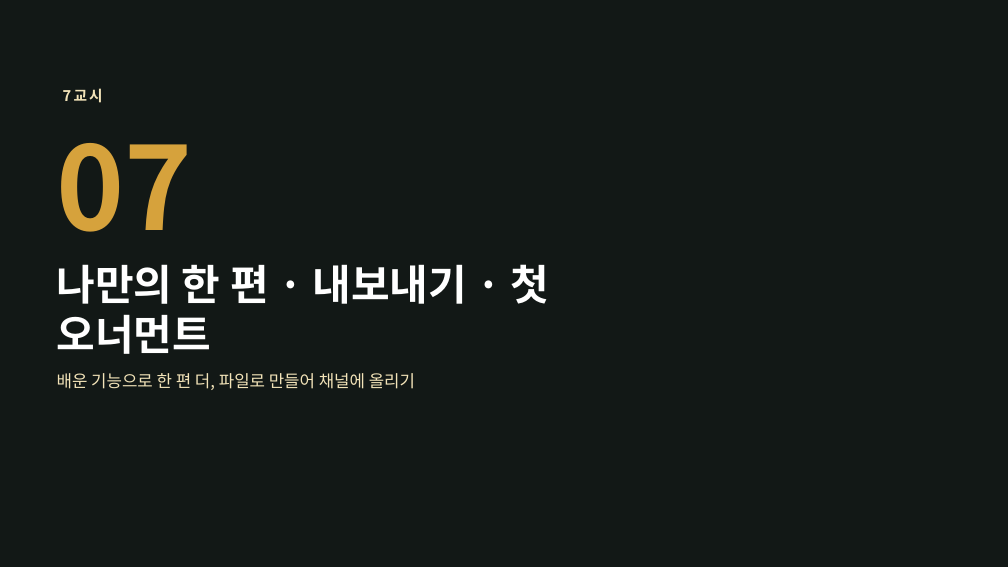
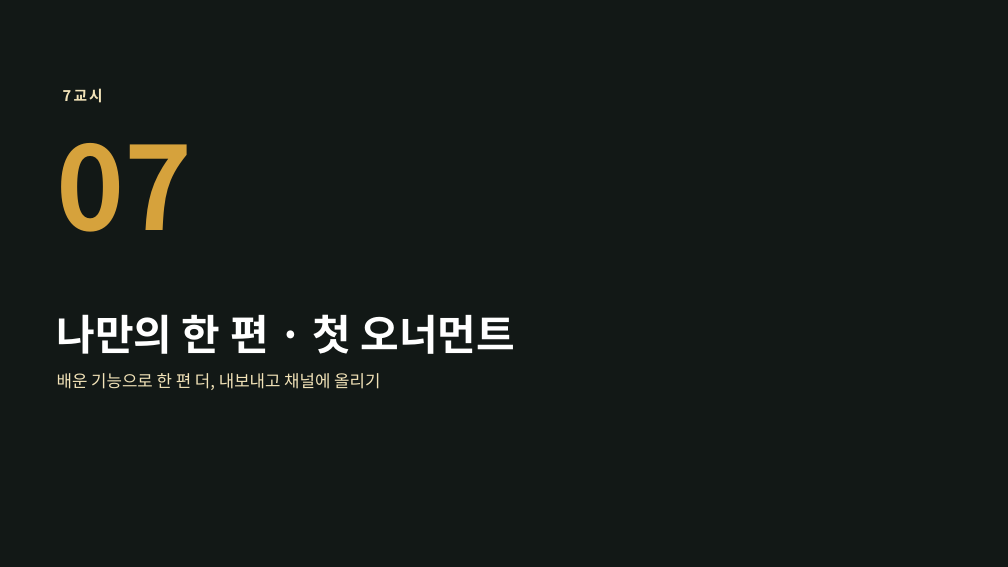
Before and after one commit to yujida/MARUBIT, a slide deck: slide 57 of lectures/03/3회차_CapCut완전정복_슬라이드.pptx (slide 56 before the commit). Drawn at 1008x567 pixels with LibreOffice and Linux fonts; fonts in the diff are those of the drawing; background and template pictures are left out. Boxes give left, top, right and bottom in pixels: in the first picture for what was removed or moved away, otherwise in the second. Text is boxed around its words. In the diff, an @@ line names an element or a change of style, - is before the commit and + after.

```diff
--- a/lectures/03/3회차_CapCut완전정복_슬라이드.pptx
+++ b/lectures/03/3회차_CapCut완전정복_슬라이드.pptx
@@ title at box(57, 314, 515, 354): text changed @@
-나만의 한 편 · 내보내기 · 첫 오너먼트
+나만의 한 편 · 첫 오너먼트
@@ text at box(57, 373, 380, 390): text changed @@
-배운 기능으로 한 편 더, 파일로 만들어 채널에 올리기
+배운 기능으로 한 편 더, 내보내고 채널에 올리기
```
Also in this commit, not shown: 7 other slides changed, 1 slide added, 13 other files.
